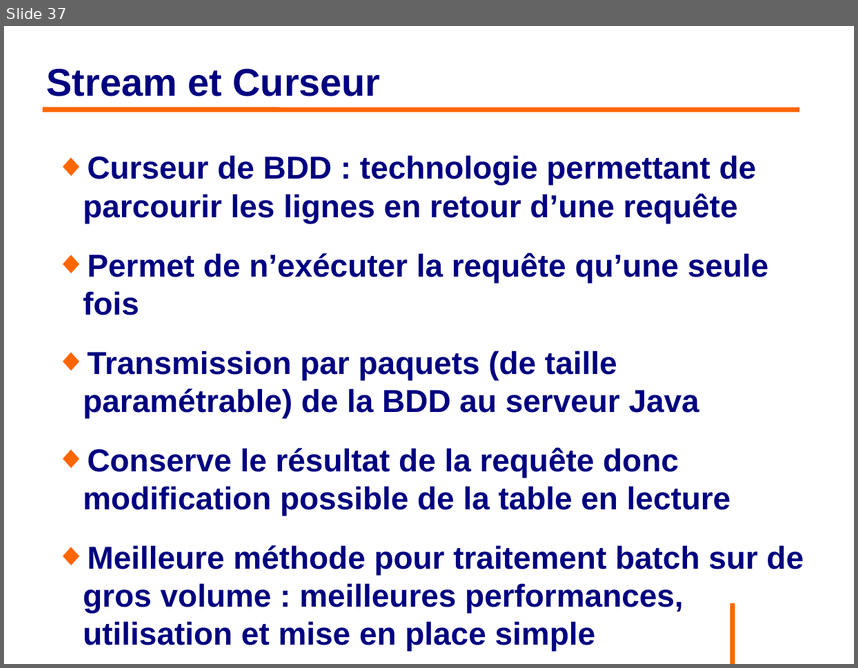
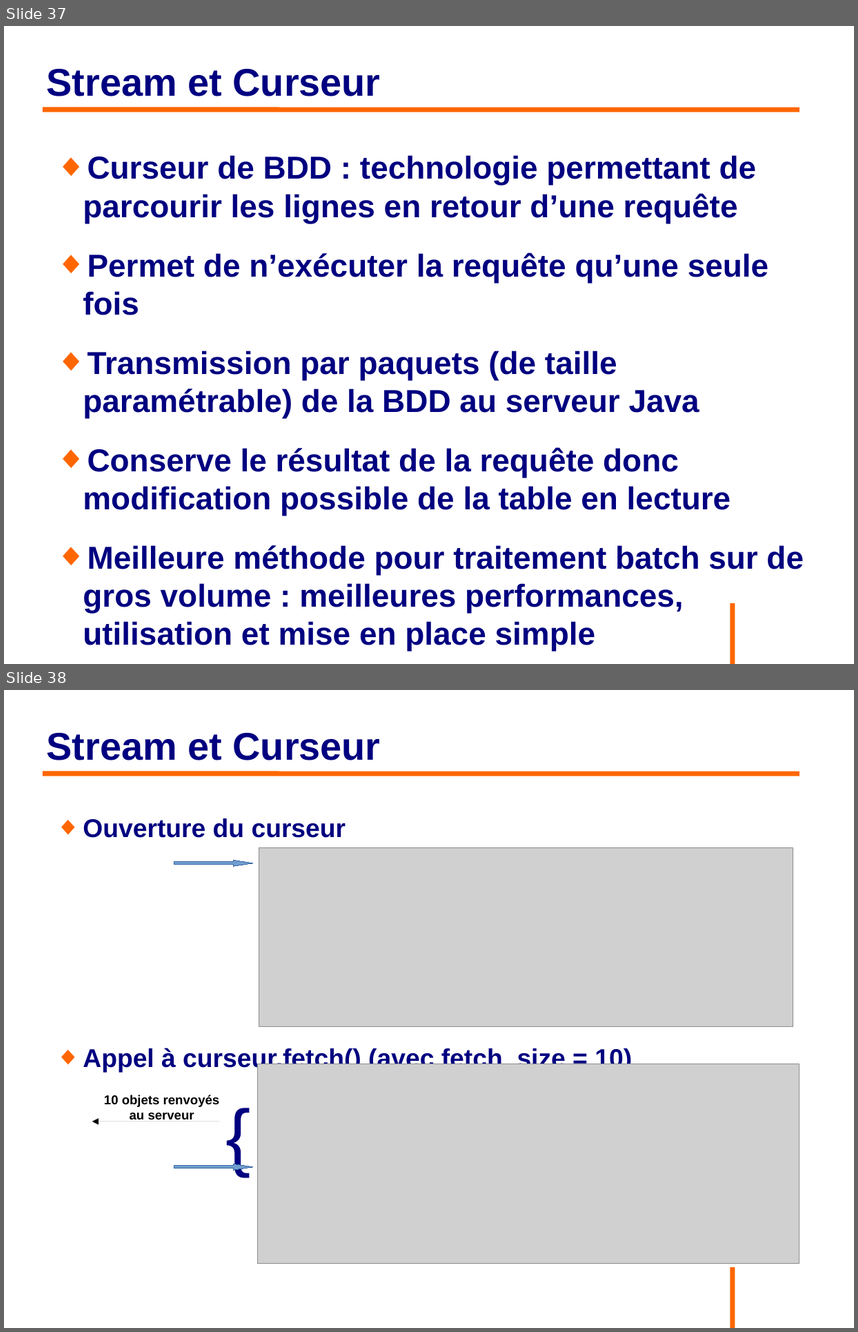
Before and after one commit to philphils/formation-hibernate-avancee, a slide deck: Documentation/diapo_formation_hibernate_avancee.odp. Shown one above the other, each under a label of ours: slide 37 before the commit, slides 37 and 38 after it. The pictures are 858x668 and 858x1332 pixels, drawn with LibreOffice and Linux fonts; fonts in the diff are those of the drawing; grey boxes stand for pictures; background and template pictures are left out. Boxes give left, top, right and bottom in pixels: in the first picture for what was removed or moved away, otherwise in the second. Text is boxed around its words. In the diff, an @@ line names an element or a change of style, - is before the commit and + after.

Commit message:
Ajout diapo Stream et Spring-Batch

```diff
--- a/Documentation/diapo_formation_hibernate_avancee.odp
+++ b/Documentation/diapo_formation_hibernate_avancee.odp
@@ slide 38 added at box(4, 690, 854, 1328), background #FFFFFF; not listed: 1 template element that a slide beside it also shows @@
@@ title added at box(47, 733, 381, 760), 36 pt, text #000080, bold @@
+Stream et Curseur
@@ line added from (43, 773) to (800, 773), #FF6600 4.54 pt @@
@@ text added at box(83, 818, 632, 1072), 24 pt, text #000080, bold @@
+◆ Ouverture du curseur
+◆ Appel à curseur.fetch() (avec fetch_size = 10)
+{
@@ picture added at box(259, 848, 794, 1027) @@
@@ right arrow added at box(174, 860, 252, 866), fill #729FCF, outline #3465A4 0 pt @@
@@ picture added at box(258, 1063, 800, 1263) @@
@@ text added at box(104, 1094, 220, 1120), 12 pt, text #000000, bold @@
+10 objets renvoyés au serveur
@@ arrow added from (220, 1121) to (92, 1121), #000000 0 pt @@
@@ right arrow added at box(174, 1163, 252, 1170), fill #729FCF, outline #3465A4 0 pt @@
```
Also in this commit, not shown: 1 slide changed, 1 other slide added.
